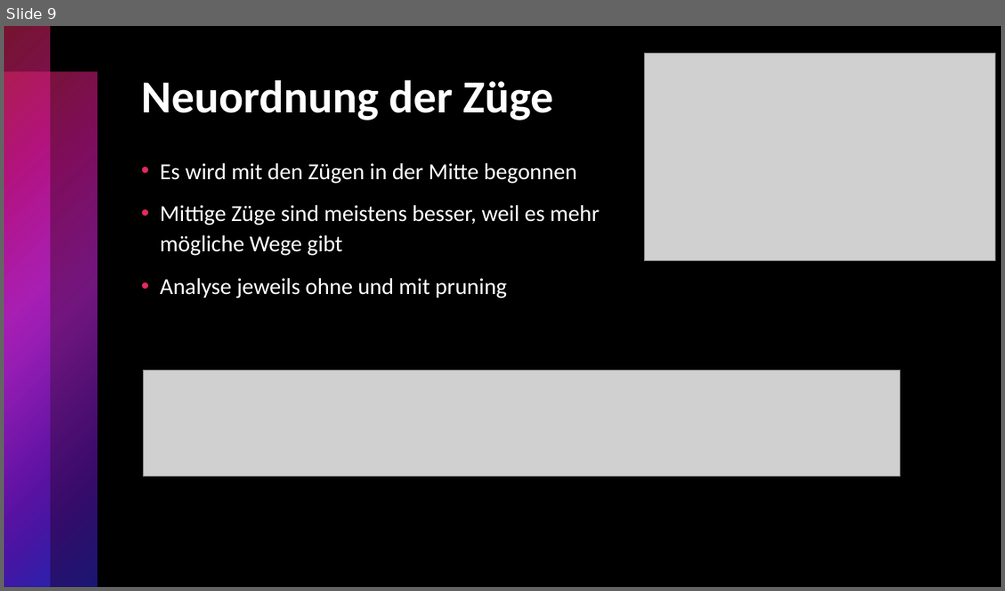
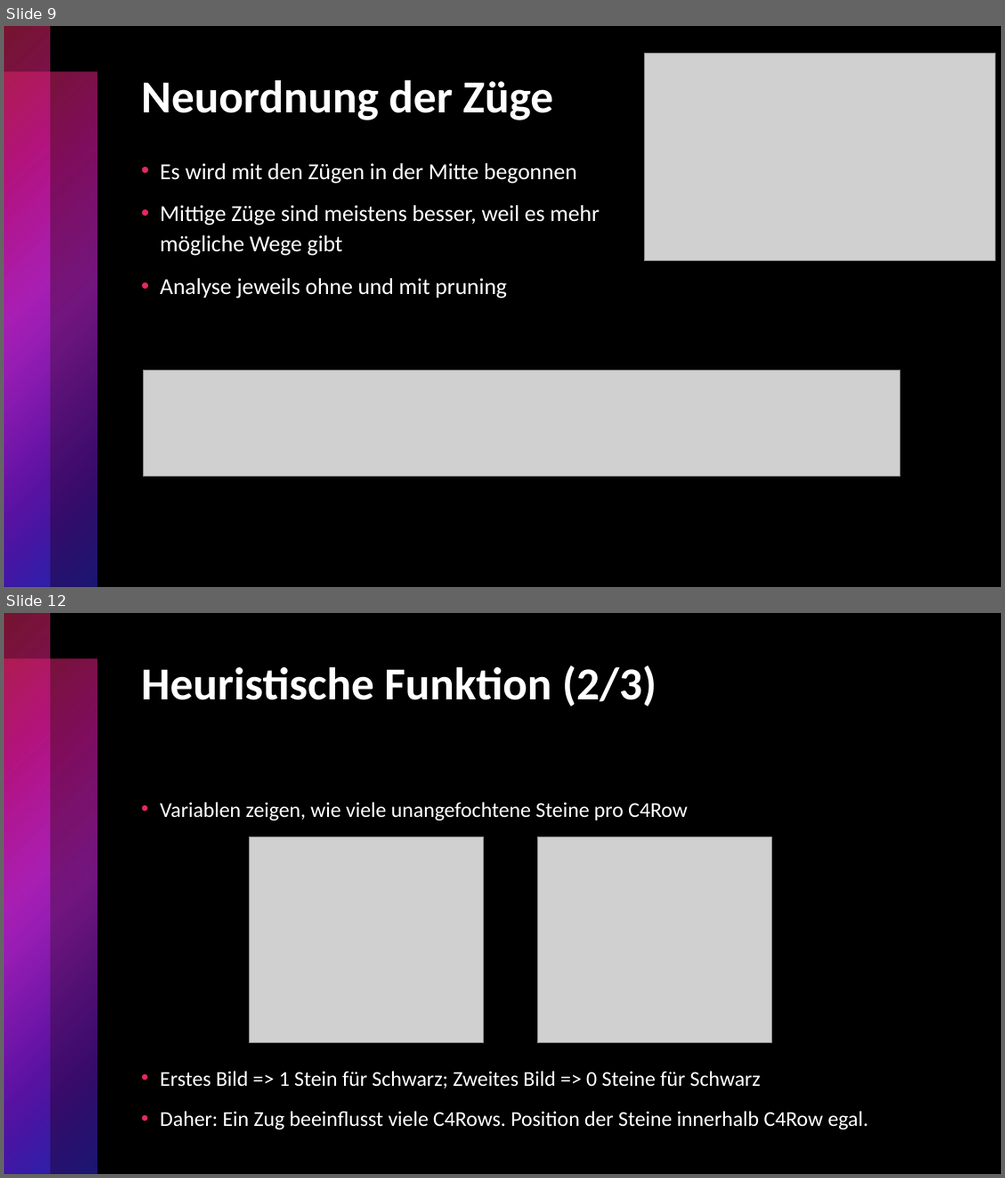
Before and after one commit to f-Hirschmann/ConnectFour-AI, a slide deck: doc/Präsentation.pptx. Shown one above the other, each under a label of ours: slide 9 before the commit, slides 9 and 12 after it; the slides between them are not shown. The pictures are 1005x591 and 1005x1178 pixels, drawn with LibreOffice and Linux fonts; fonts in the diff are those of the drawing; grey boxes stand for pictures. Boxes give left, top, right and bottom in pixels: in the first picture for what was removed or moved away, otherwise in the second. Text is boxed around its words. In the diff, an @@ line names an element or a change of style, - is before the commit and + after.

```diff
--- a/doc/Präsentation.pptx
+++ b/doc/Präsentation.pptx
@@ slide 12 added at [4, 613, 1001, 1174], background #000000; not listed: 2 template elements that a slide beside it also shows @@
@@ title added at [141, 666, 656, 706], 44 pt, text #FFFFFF, bold @@
+Heuristische Funktion (2/3)
@@ text added at [160, 802, 868, 1129], 20.4 pt, text #FFFFFF @@
+• Variablen zeigen, wie viele unangefochtene Steine pro C4Row
+• Erstes Bild => 1 Stein für Schwarz; Zweites Bild => 0 Steine für Schwarz
+• Daher: Ein Zug beeinflusst viele C4Rows. Position der Steine innerhalb C4Row egal.
@@ picture added at [250, 836, 484, 1043] @@
@@ picture added at [537, 836, 771, 1043] @@
```
Also in this commit, not shown: 1 slide changed, 3 other slides added.
